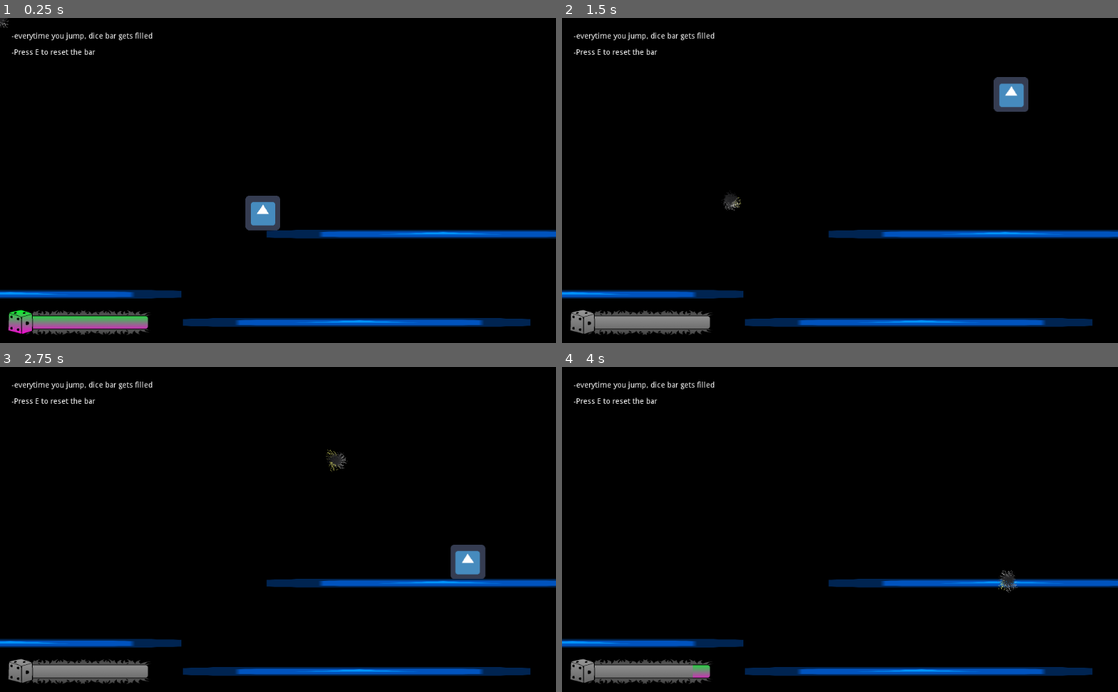
Above: before the commit, frames 1-4 (two rows, left to right).
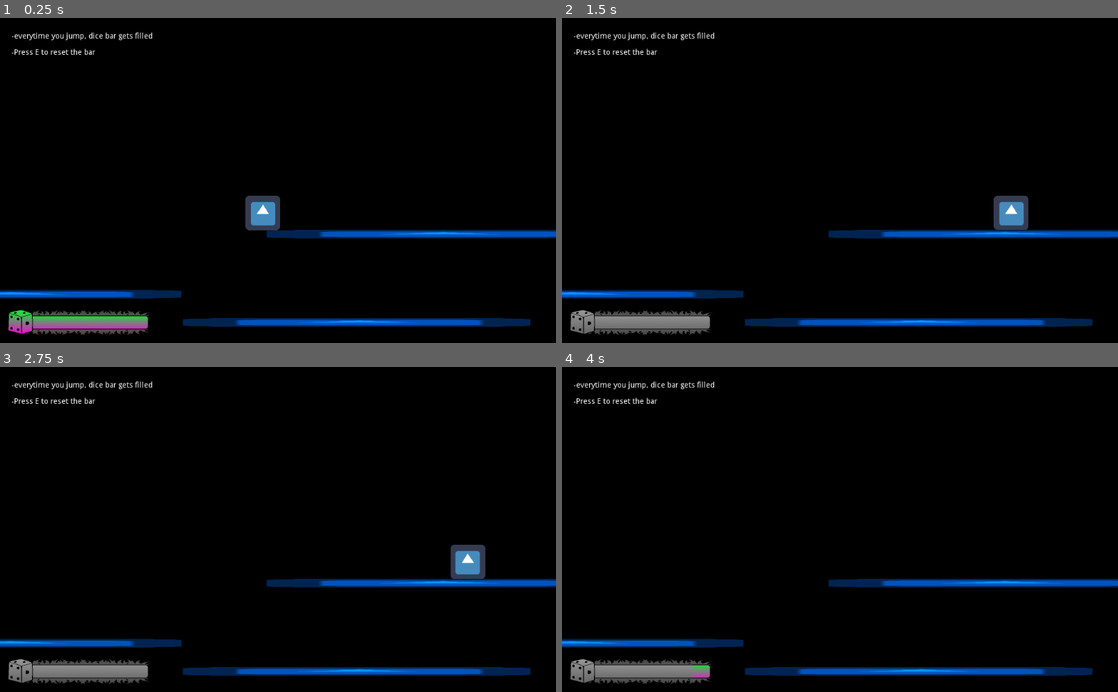
Above: after the commit, the same moments.

Repository: Lagrossa/DicePlatformerT
Game: Godot game, scene res://scenes/mainScenes/MainScene.tscn
The game is run twice, just before and just after one commit, with the same random seed, the same clock (stepped at 60 frames per second) and the same inputs. The engine's default icon, where the game draws it, is replaced by a stand-in: a white triangle on a blue panel in a dark square.
Inputs (mouse positions are in pixels of both pictures, inside the frame that each line leads up to):
- Up to frame 1 (0.25 s): no input
- Up to frame 2 (1.5 s): tap E (E) at 0.5, 0.6, 1.25 s; move the mouse to (962, 164) at 0.52 s; hold D (right) from 0.53 s (still down); tap Space (jump) at 0.77, 1.07 s; click (962, 164) at 0.8 s; move the mouse to (728, 196) at 1.27 s; click (728, 196) at 1.35 s
- Up to frame 3 (2.75 s): tap Space (jump) at 1.52, 1.55, 1.82, 2.1 s; tap E (E) at 2, 2.3 s; move the mouse to (333, 458) at 2.02 s; release D (right) at 2.03 s; hold A (left) from 2.03 s (still down)
- Up to frame 4 (4 s): tap E (E) at 2.75, 2.85, 3.5 s; move the mouse to (812, 594) at 2.77 s; release A (left) at 2.78 s; hold D (right) from 2.78 s (still down); tap Space (jump) at 3.02, 3.32, 3.77, 3.8 s; click (812, 594) at 3.05 s; move the mouse to (1006, 578) at 3.52 s; click (1006, 578) at 3.6 s

The runs differ from the first frame. In frame 1, less than 0.1% of the frame differs, in the area x 0-2%, y 0-3%; in frame 2, 1.4%, in the area x 29-84%, y 18-66%; in frame 3, 0.1%; in frame 4, 0.1%.
Error before the commit: Invalid get index 'JumpHeight' (on base: 'Nil'). (res://Dice.gd:25)

Commit message:
fixed a lot of stuff
what i did:

- Bullet improvement
- Files managed
- Repaired the dice system

Diff:
--- a/Node2D.tscn
+++ b/Node2D.tscn
@@ -1,6 +1,6 @@
 [gd_scene load_steps=3 format=2]
 
-[ext_resource path="res://Dice.gd" type="Script" id=1]
+[ext_resource path="res://scripts/Dice.gd" type="Script" id=1]
 
 [sub_resource type="LargeTexture" id=1]
 
--- a/Scenes/UI.tscn
+++ b/Scenes/UI.tscn
@@ -1,9 +1,11 @@
-[gd_scene load_steps=5 format=2]
+[gd_scene load_steps=7 format=2]
 
 [ext_resource path="res://assets/diceBarProgressEmpty.png" type="Texture" id=1]
 [ext_resource path="res://assets/diceBarProgressFull.png" type="Texture" id=2]
 [ext_resource path="res://assets/diceBarGrass.png" type="Texture" id=3]
 [ext_resource path="res://scripts/UI.gd" type="Script" id=4]
+[ext_resource path="res://Scenes/mainScenes/Bullet.tscn" type="PackedScene" id=5]
+[ext_resource path="res://scripts/Dice.gd" type="Script" id=6]
 
 [node name="UI" type="Control"]
 anchor_right = 1.0
@@ -11,6 +13,9 @@
 script = ExtResource( 4 )
 DiceBar_maxValue = 20
 DiceBar_Progress = 8
+
+[node name="DiceSystem" type="Node" parent="."]
+script = ExtResource( 6 )
 
 [node name="DiceBar" type="TextureRect" parent="."]
 margin_left = 21.0
@@ -40,3 +45,5 @@
 text = "-everytime you jump, dice bar gets filled
 
 -Press E to reset the bar"
+
+[node name="Bullet" parent="." instance=ExtResource( 5 )]
--- a/Scenes/mainScenes/Bullet.tscn
+++ b/Scenes/mainScenes/Bullet.tscn
@@ -1,7 +1,8 @@
-[gd_scene load_steps=5 format=2]
+[gd_scene load_steps=6 format=2]
 
 [ext_resource path="res://assets/bullet.png" type="Texture" id=1]
 [ext_resource path="res://scripts/Bullet.gd" type="Script" id=2]
+[ext_resource path="res://assets/BulletSound.wav" type="AudioStream" id=3]
 
 [sub_resource type="CircleShape2D" id=1]
 
@@ -11,7 +12,6 @@
 
 [node name="Bullet" type="KinematicBody2D"]
 script = ExtResource( 2 )
-local_chords = false
 
 [node name="CollisionShape2D" type="CollisionShape2D" parent="."]
 shape = SubResource( 1 )
@@ -23,6 +23,7 @@
 shape = SubResource( 1 )
 
 [node name="CPUParticles2D" type="CPUParticles2D" parent="."]
+emitting = false
 amount = 25
 lifetime = 0.25
 fixed_fps = 30
@@ -35,4 +36,7 @@
 scale_amount = 0.01
 color_ramp = SubResource( 2 )
 
+[node name="AudioStreamPlayer" type="AudioStreamPlayer" parent="."]
+stream = ExtResource( 3 )
+
 [connection signal="body_entered" from="Area2D" to="." method="_on_Area2D_body_entered"]
--- a/project.godot
+++ b/project.godot
@@ -12,22 +12,16 @@
 "base": "Node",
 "class": "Dice",
 "language": "GDScript",
-"path": "res://Dice.gd"
+"path": "res://scripts/Dice.gd"
 }, {
 "base": "KinematicBody2D",
 "class": "Player",
 "language": "GDScript",
 "path": "res://scripts/Player.gd"
-}, {
-"base": "KinematicBody2D",
-"class": "Player2",
-"language": "GDScript",
-"path": "res://Scenes/mainScenes/Player.gd"
 } ]
 _global_script_class_icons={
 "Dice": "",
-"Player": "",
-"Player2": ""
+"Player": ""
 }
 
 [application]
@@ -116,6 +110,11 @@
 "events": [ Object(InputEventKey,"resource_local_to_scene":false,"resource_name":"","device":0,"alt":false,"shift":false,"control":false,"meta":false,"command":false,"pressed":false,"scancode":69,"physical_scancode":0,"unicode":0,"echo":false,"script":null)
  ]
 }
+bullet={
+"deadzone": 0.5,
+"events": [ Object(InputEventMouseButton,"resource_local_to_scene":false,"resource_name":"","device":0,"alt":false,"shift":false,"control":false,"meta":false,"command":false,"button_mask":0,"position":Vector2( 0, 0 ),"global_position":Vector2( 0, 0 ),"factor":1.0,"button_index":1,"pressed":false,"doubleclick":false,"script":null)
+ ]
+}
 
 [physics]
 
--- a/scenes/mainScenes/MainScene.tscn
+++ b/scenes/mainScenes/MainScene.tscn
@@ -1,8 +1,7 @@
-[gd_scene load_steps=7 format=2]
+[gd_scene load_steps=6 format=2]
 
 [ext_resource path="res://scenes/mainScenes/Player.tscn" type="PackedScene" id=1]
 [ext_resource path="res://icon.png" type="Texture" id=2]
-[ext_resource path="res://Scenes/mainScenes/Bullet.tscn" type="PackedScene" id=3]
 [ext_resource path="res://Scenes/UI.tscn" type="PackedScene" id=4]
 [ext_resource path="res://assets/theme_song_.mp3" type="AudioStream" id=5]
 
@@ -24,7 +23,6 @@
 
 [node name="Player" parent="." instance=ExtResource( 1 )]
 position = Vector2( 484, 251 )
-JumpAmmount = 2
 
 [node name="World" type="Node" parent="."]
 
@@ -69,7 +67,3 @@
 margin_bottom = -600.0
 mouse_filter = 2
 DiceBar_maxValue = 8
-
-[node name="Bullet" parent="." instance=ExtResource( 3 )]
-scale = Vector2( 2, 2 )
-local_chords = true
--- a/scenes/mainScenes/Player.gd
+++ /dev/null
@@ -1,79 +0,0 @@
-extends KinematicBody2D
-class_name Player2
-
-export (int) var MaxHealth # the maximum ammount of health the player could have
-export (int) var Health # the actual health
-export (int) var Damage # How much damage the player deals
-export (int) var JumpAmmount = 1 # Jow often the Player can Jump(in air)
-
-export (int) var speed = 150
-export (int) var Gravity = 400
-export (int) var Jumppower = 225
-
-const UP_VECTOR = Vector2(0, -1)
-
-var jumps = 0 # needed to detect how often player already jumped, reset every time player is on ground
-var velocity = Vector2()
-var canMove = true
-
-func _ready():
-	pass
-
-
-func _process(delta):
-	velocity.x = 0
-
-	if is_on_ceiling():
-		velocity.y = 0
-
-	if is_on_floor():
-		velocity.y = 0
-		jumps = 0
-
-	if canMove == true:
-		velocity.y += Gravity * delta
-
-	if canMove == true:
-		check_Input()
-
-	move_and_slide(velocity, UP_VECTOR)
-
-
-func check_Input():
-
-
-	if Input.is_action_pressed("right"):
-		velocity.x += 1 * speed
-		$AnimatedSprite.flip_h = false
-		$AnimatedSprite.play("run")
-
-
-	if Input.is_action_just_released("right"):
-		$AnimatedSprite.play("Idle")
-
-	if Input.is_action_pressed("left"):
-		velocity.x -= 1 * speed
-		$AnimatedSprite.flip_h = true
-		$AnimatedSprite.play("run")
-
-	if Input.is_action_just_released("left"):
-		$AnimatedSprite.play("Idle")
-
-
-	if Input.is_action_just_pressed("jump") and JumpAmmount >= 2 and jumps <= (JumpAmmount - 1) :
-		velocity.y = -Jumppower
-		jumps += 1
-	else:
-		if Input.is_action_just_pressed("jump") and is_on_floor() == true:
-			velocity.y = -Jumppower
-			jumps += 1
-
-
-	if velocity.y <= 0:
-		$AnimatedSprite.play("jumping")
-	if velocity.y >= 0 && is_on_floor() == false:
-		$AnimatedSprite.play("falling")
-
-
-	if is_on_floor() == true && velocity.x == 0:
-		$AnimatedSprite.play("Idle")
--- a/scenes/mainScenes/Player.tscn
+++ b/scenes/mainScenes/Player.tscn
@@ -17,19 +17,19 @@
 }, {
 "frames": [ ExtResource( 1 ) ],
 "loop": true,
-"name": "Jumping",
+"name": "Running",
 "speed": 5.0
 }, {
 "frames": [ ExtResource( 1 ) ],
 "loop": true,
-"name": "Running",
+"name": "Jumping",
 "speed": 5.0
 } ]
 
 [sub_resource type="RectangleShape2D" id=2]
 extents = Vector2( 32, 32 )
 
-[node name="Player" type="KinematicBody2D"]
+[node name="Player" type="KinematicBody2D" groups=["player"]]
 script = ExtResource( 2 )
 
 [node name="AnimatedSprite" type="AnimatedSprite" parent="."]
--- a/scripts/Bullet.gd
+++ b/scripts/Bullet.gd
@@ -1,10 +1,14 @@
 extends KinematicBody2D
 
 export (bool) var local_chords = true
+export (int) var max_bullet_lifetime = 300
 
+var bullet_lifetime = 0
+var bullet_on = false
 
 func _ready():
 	$CPUParticles2D.local_coords = local_chords
+
 
 # Sets position to the mouse position
 func _unhandled_input(event):
@@ -14,6 +18,29 @@
 		position.y += 5
 
 
+func _process(delta):
+
+	if Input.is_action_just_pressed("bullet"):
+		if bullet_lifetime <= max_bullet_lifetime:
+			bullet_on = true
+			show()
+			$CPUParticles2D.emitting = true
+			$AudioStreamPlayer.playing = true
+			$Area2D/Hitbox.disabled = false
+
+	if Input.is_action_just_released("bullet") or bullet_lifetime == max_bullet_lifetime:
+		hide()
+		bullet_on = false
+		$CPUParticles2D.emitting = false
+		$AudioStreamPlayer.playing = false
+		$Area2D/Hitbox.disabled = true
+
+	if bullet_on == true and int(bullet_lifetime) <= int(max_bullet_lifetime) - 1:
+		bullet_lifetime += 1
+	if not bullet_on and int(bullet_lifetime) <= int(max_bullet_lifetime) and bullet_lifetime >= 1:
+		bullet_lifetime -= 1
+
+
 func _on_Area2D_body_entered(body):
 	if body.name == "Player":
 		print("on player")
--- a/Dice.gd
+++ b/scripts/Dice.gd
@@ -1,7 +1,8 @@
 extends Node
 class_name Dice
 var rng = RandomNumberGenerator.new()
-onready var player := get_owner() #returns null?
+onready var player = get_tree().get_nodes_in_group("player")[0]
+
 
 func dice_ability(value):
 	var dice_to_ability = {
@@ -20,6 +21,7 @@
 #		_:
 #			player.JumpHeight = 500
 	return dice_to_ability[value]
+
 
 func jump_height():
 	player.JumpHeight += 50
--- a/scripts/Player.gd
+++ b/scripts/Player.gd
@@ -3,7 +3,7 @@
 export (int) var MaxHealth # the maximum ammount of health the player could have
 export (int) var Health # the actual health
 export (int) var Damage # how much damage the player deals
-export (int) var JumpAmmount = 1 # how often the Player can Jump(in air)
+export (int) var JumpAmount = 1 # how often the Player can Jump(in air)
 
 onready var AnimPlayer = $AnimatedSprite
 
@@ -23,10 +23,6 @@
 var JumpAvailability: bool
 var JumpBufferPressed: bool
 var PlayerSaveFile = "user://PlayerStats.save"
-
-var Inventory = {
-
-}
 
 
 func _ready():
@@ -56,7 +52,7 @@
 
 	Velocity.x = move_toward(Velocity.x, InputVector.x*MAXSPEED, ACCELERATION*delta)
 
-	if jumps >= JumpAmmount:
+	if jumps >= JumpAmount:
 		JumpAvailability = false
 
 	if Input.is_action_just_pressed("jump"):
@@ -88,7 +84,7 @@
 	file.store_var(MaxHealth)
 	file.store_var(Health)
 	file.store_var(Damage)
-	file.store_var(JumpAmmount)
+	file.store_var(JumpAmount)
 	file.close()
 
 
@@ -99,5 +95,5 @@
 		MaxHealth = file.get_var()
 		Health = file.get_var()
 		Damage = file.get_var()
-		JumpAmmount = file.get_var()
+		JumpAmount = file.get_var()
 	file.close()
--- a/scripts/UI.gd
+++ b/scripts/UI.gd
@@ -3,7 +3,7 @@
 export (int) var DiceBar_maxValue
 export (int) var DiceBar_Progress
 
-var dice := Dice.new()
+onready var dice = $DiceSystem
 
 func _ready():
 	$DiceBar/ProgressBar.max_value = DiceBar_maxValue
Not shown, added: assets/BulletSound.wav.import
Not shown, added: assets/BulletSound.wav
